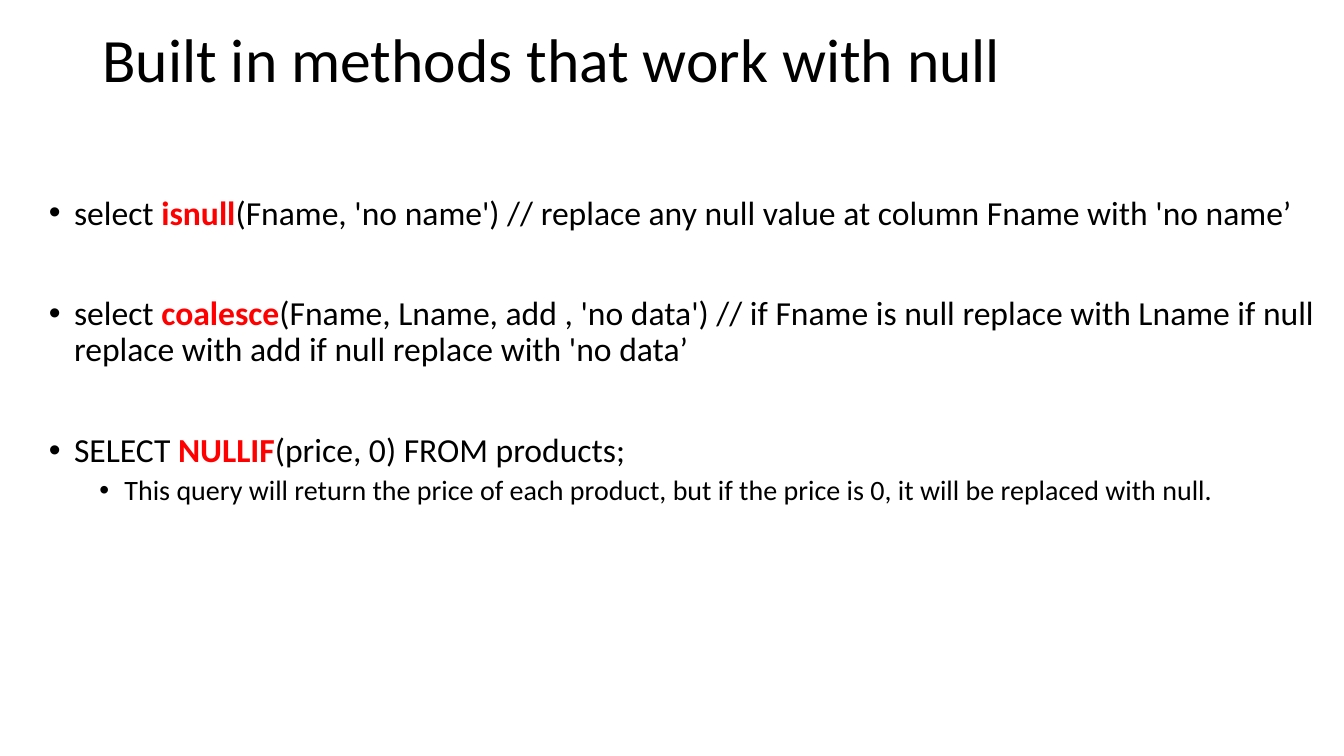
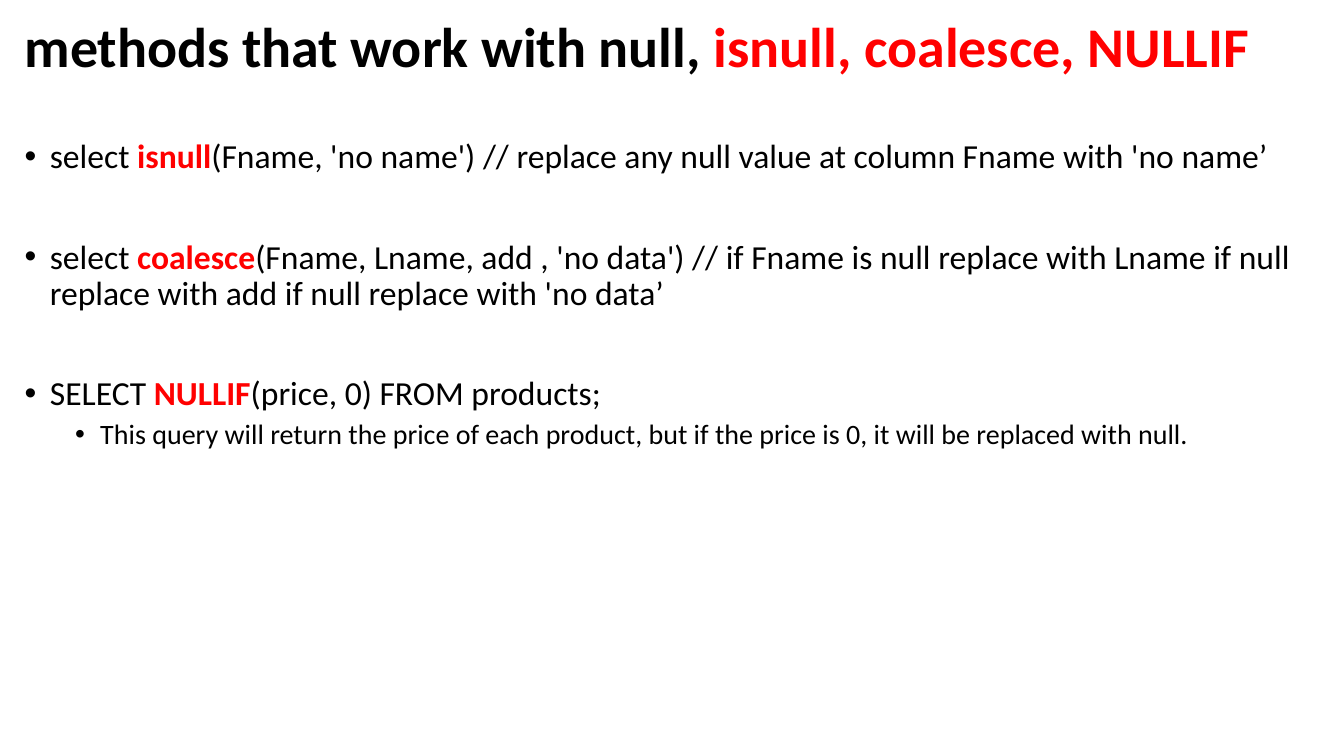
Before and after one commit to AhmedMohamedSamir1/Summary, a slide deck: slide 104 of DB.pptx (slide 102 before the commit). Drawn at 1344x756 pixels with LibreOffice and Linux fonts; fonts in the diff are those of the drawing. Boxes give left, top, right and bottom in pixels: in the first picture for what was removed or moved away, otherwise in the second. Text is boxed around its words. In the diff, an @@ line names an element or a change of style, - is before the commit and + after.

```diff
--- a/DB.pptx
+++ b/DB.pptx
@@ title at box(25, 27, 1249, 75): text changed; size 44 to 40 pt; bold on @@
-Built in methods that work with null
+methods that work with null, isnull, coalesce, NULLIF
@@ text "select isnull(Fname, 'no name') // ...": place and size @@
-text "select isnull(Fname, 'no name') // ..." at box(74, 200, 1314, 505)
+text "select isnull(Fname, 'no name') // ..." at box(50, 143, 1290, 449)
```
Also in this commit, not shown: 5 other slides changed, 8 slides added, 7 other files.
